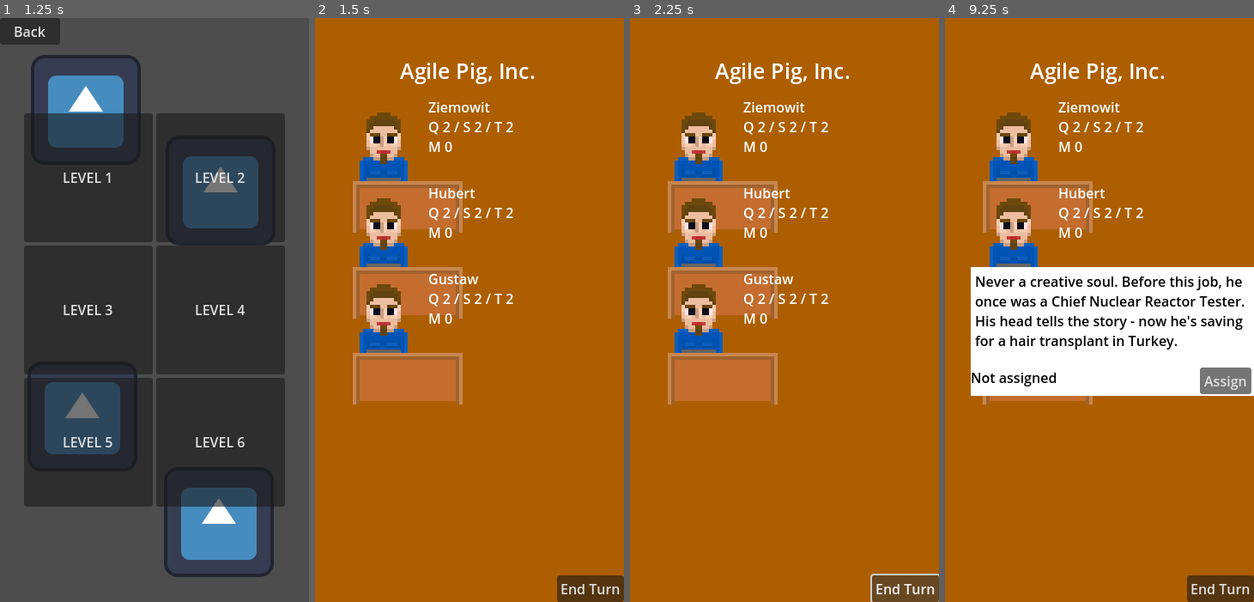
Above: before the commit, frames 1-4 (left to right).
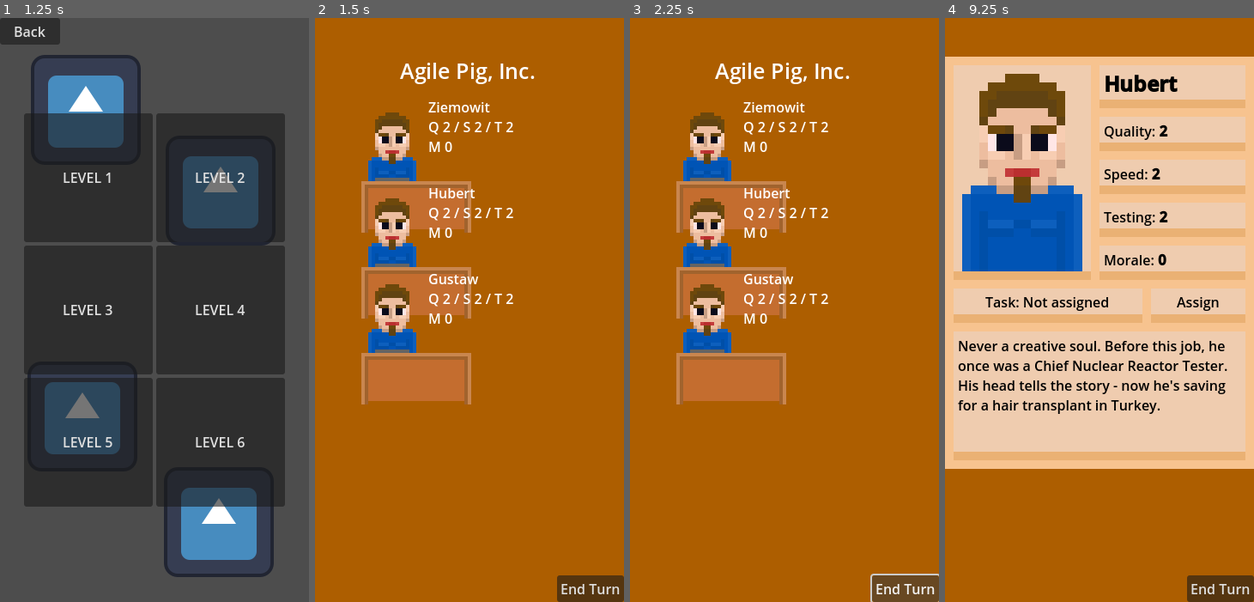
Above: after the commit, the same moments.

Repository: ltbk2023/pig
Game: Godot game, scene res://main.tscn
The game is run twice, just before and just after one commit, with the same random seed, the same clock (stepped at 60 frames per second) and the same inputs. The engine's default icon, where the game draws it, is replaced by a stand-in: a white triangle on a blue panel in a dark square.
Inputs (mouse positions are in pixels of both pictures, inside the frame that each line leads up to):
- Up to frame 1 (1.25 s): click "Play" at 0.5 s
- Up to frame 2 (1.5 s): click "LEVEL 1" at 1.25 s
- Up to frame 3 (2.25 s): click "End Turn" at 2 s
- Up to frame 4 (9.25 s): click "End Turn" at 2.75 s; click "End Turn" at 3.5 s; tap Enter at 4.25, 6.5, 8 s; move the mouse to (1167, 280) at 4.27 s; click (1167, 280) at 4.42 s; tap Space at 5, 7.25, 8.75 s; move the mouse to (1037, 339) at 5.02 s; click (1037, 339) at 5.17 s; click "OK" at 5.75 s; move the mouse to (1130, 181) at 6.52 s; click (1130, 181) at 6.67 s; move the mouse to (1084, 426) at 7.27 s; click (1084, 426) at 7.42 s; move the mouse to (1192, 397) at 8.02 s; click (1192, 397) at 8.17 s; move the mouse to (1006, 222) at 8.77 s; click (1006, 222) at 8.92 s

Frame 1 is identical in both runs. In frame 2, 5.4% of the frame differs, in the area x 12-51%, y 16-67%; in frame 3, 5.4%; in frame 4, 70%, in the area x 0-100%, y 6-78%.

Commit message:
PIG-185: Employee's extended view rework

Diff:
--- a/PIG/employee/employee.gd
+++ b/PIG/employee/employee.gd
@@ -58,18 +58,28 @@
 
 
 # update extended text
+# update stats visualization
 # update assigned to text and assign button
 func update_extended():
+	$Extended/Name.text = "[font_size=24][color=BLACK][b]"+name+"[/b][/color][/font_size]"
+	$Extended/Quality.text = "[color=BLACK]Quality: [b]"+str(quality)+"[/b][/color]"
+	$Extended/Speed.text = "[color=BLACK]Speed: [b]"+str(speed)+"[/b][/color]"
+	$Extended/Testing.text = "[color=BLACK]Testing: [b]"+str(testing)+"[/b][/color]"
+	if morale > 0:
+		$Extended/Morale.text = "[color=BLACK]Morale: [b]+"+str(morale)+"[/b][/color]"
+	else:
+		$Extended/Morale.text = "[color=BLACK]Morale: [b]"+str(morale)+"[/b][/color]"
 	# Check if there exists a hook that will not be deleted at the end of the
 	# current frame
 	if $TaskHook.get_child_count() > 0 and not \
 	$TaskHook.get_child(0).is_queued_for_deletion():
 		$Extended/AssignButton.text = "Cancel"
-		$Extended/Assignment.text = "[color=BLACK]Assigned to "+$TaskHook.get_child(0).get_origin().name
+		$Extended/Assignment.text = "Task: "+$TaskHook.get_child(0).get_origin().name
+		$Extended/Assignment.disabled = false
 	else:
 		$Extended/AssignButton.text = "Assign"
-		$Extended/Assignment.text = "[color=BLACK]Not assigned"
-
+		$Extended/Assignment.text = "Task: Not assigned"
+		$Extended/Assignment.disabled = true
 # Called by the game scene when the turn ends.
 func execute_turn():
 	if $TaskHook.get_child_count() == 0:
@@ -89,14 +99,24 @@
 		task.test(testing)
 
 # Set the visibility of Extended node to v.
+# set sprite scale
+# disable/enable button
+# calls update_task_display to adapt animation
 func set_visibility_of_extended_description(v):
 	$Extended.visible = v
+	$Button.disabled = v
+	if v:
+		$Sprite.scale = Vector2(10,10)
+	else:
+		$Sprite.scale = Vector2(4,4)
+	update_task_display()
 	emit_signal("extending", self, v)
 
 # Called when the button over the employee sprite is clicked. Toggles the
 # Extended node visibility on/off.
 func _on_button_button_up():
-	set_visibility_of_extended_description(not $Extended.visible)
+	set_visibility_of_extended_description(true)
+
 
 
 func _on_assign_button_button_up():
@@ -187,7 +207,11 @@
 	return false
 
 # check type of task given to employee and call appropriate $Sprite function
+# if extended is visible task is ignored and display_extended_view is colled
 func update_task_display():
+	if $Extended.visible:
+		$Sprite.display_extended_view()
+		return
 	if$TaskHook.get_child_count() > 0 and not \
 	$TaskHook.get_child(0).is_queued_for_deletion():
 		var task = $TaskHook.get_child(0).get_origin()
@@ -198,3 +222,7 @@
 			$Sprite.display_testing(testing)
 			return
 	$Sprite.display_idle()
+
+
+func _on_hide_button_up():
+	set_visibility_of_extended_description(false)
--- a/PIG/employee/employee.tscn
+++ b/PIG/employee/employee.tscn
@@ -1,6 +1,7 @@
-[gd_scene load_steps=35 format=3 uid="uid://c7rm05y0sfaof"]
+[gd_scene load_steps=38 format=3 uid="uid://c7rm05y0sfaof"]
 
 [ext_resource type="Script" path="res://employee/employee.gd" id="1_ckk1p"]
+[ext_resource type="Texture2D" uid="uid://nrs7vxh7hx5e" path="res://employee/sprites/extended/background.png" id="2_5js4y"]
 [ext_resource type="Script" path="res://employee/sprites/employee_sprite.gd" id="2_xssql"]
 [ext_resource type="Texture2D" uid="uid://cavje0scc84nr" path="res://employee/sprites/body/face_2_3_ud.png" id="3_yvunq"]
 [ext_resource type="Texture2D" uid="uid://x5tm031yhyd3" path="res://employee/sprites/body/nose_4_2_ud.png" id="4_v3aus"]
@@ -37,26 +38,75 @@
 fill_from = Vector2(0, 1)
 fill_to = Vector2(0, 0)
 
-[sub_resource type="Gradient" id="Gradient_blit4"]
-offsets = PackedFloat32Array(0.666667)
-colors = PackedColorArray(1, 1, 1, 1)
-
-[sub_resource type="GradientTexture2D" id="GradientTexture2D_jpviw"]
-gradient = SubResource("Gradient_blit4")
-width = 330
-height = 150
+[sub_resource type="StyleBoxEmpty" id="StyleBoxEmpty_0p6ld"]
+
+[sub_resource type="StyleBoxEmpty" id="StyleBoxEmpty_udh30"]
+
+[sub_resource type="StyleBoxEmpty" id="StyleBoxEmpty_ut585"]
+
+[sub_resource type="StyleBoxEmpty" id="StyleBoxEmpty_a7xy1"]
 
 [sub_resource type="Animation" id="Animation_xeewk"]
 length = 0.001
-tracks/0/type = "animation"
+tracks/0/type = "value"
 tracks/0/imported = false
 tracks/0/enabled = true
-tracks/0/path = NodePath("../SupportAnimationPlayer")
+tracks/0/path = NodePath("..:up")
 tracks/0/interp = 1
 tracks/0/loop_wrap = true
 tracks/0/keys = {
-"clips": PackedStringArray("eyes_slide_slow"),
-"times": PackedFloat32Array(0)
+"times": PackedFloat32Array(0),
+"transitions": PackedFloat32Array(1),
+"update": 1,
+"values": [true]
+}
+tracks/1/type = "value"
+tracks/1/imported = false
+tracks/1/enabled = true
+tracks/1/path = NodePath("..:laptop_open")
+tracks/1/interp = 1
+tracks/1/loop_wrap = true
+tracks/1/keys = {
+"times": PackedFloat32Array(0, 0.0001),
+"transitions": PackedFloat32Array(1, 1),
+"update": 1,
+"values": [false, false]
+}
+tracks/2/type = "value"
+tracks/2/imported = false
+tracks/2/enabled = true
+tracks/2/path = NodePath("..:eye_pose")
+tracks/2/interp = 1
+tracks/2/loop_wrap = true
+tracks/2/keys = {
+"times": PackedFloat32Array(0),
+"transitions": PackedFloat32Array(1),
+"update": 1,
+"values": [0]
+}
+tracks/3/type = "value"
+tracks/3/imported = false
+tracks/3/enabled = true
+tracks/3/path = NodePath("..:bubble")
+tracks/3/interp = 1
+tracks/3/loop_wrap = true
+tracks/3/keys = {
+"times": PackedFloat32Array(0),
+"transitions": PackedFloat32Array(1),
+"update": 1,
+"values": [false]
+}
+tracks/4/type = "value"
+tracks/4/imported = false
+tracks/4/enabled = true
+tracks/4/path = NodePath("..:sitting")
+tracks/4/interp = 1
+tracks/4/loop_wrap = true
+tracks/4/keys = {
+"times": PackedFloat32Array(0),
+"transitions": PackedFloat32Array(1),
+"update": 1,
+"values": [true]
 }
 
 [sub_resource type="Animation" id="Animation_dwwxe"]
@@ -369,10 +419,22 @@
 tracks/25/interp = 1
 tracks/25/loop_wrap = true
 tracks/25/keys = {
-"times": PackedFloat32Array(0, 6),
-"transitions": PackedFloat32Array(1, 1),
-"update": 1,
-"values": [true, false]
+"times": PackedFloat32Array(0, 0.0001, 6),
+"transitions": PackedFloat32Array(1, 1, 1),
+"update": 1,
+"values": [true, true, false]
+}
+tracks/26/type = "value"
+tracks/26/imported = false
+tracks/26/enabled = true
+tracks/26/path = NodePath("..:sitting")
+tracks/26/interp = 1
+tracks/26/loop_wrap = true
+tracks/26/keys = {
+"times": PackedFloat32Array(0),
+"transitions": PackedFloat32Array(1),
+"update": 1,
+"values": [true]
 }
 
 [sub_resource type="Animation" id="Animation_kq1jc"]
@@ -681,6 +743,18 @@
 "update": 1,
 "values": [true, false]
 }
+tracks/25/type = "value"
+tracks/25/imported = false
+tracks/25/enabled = true
+tracks/25/path = NodePath("..:sitting")
+tracks/25/interp = 1
+tracks/25/loop_wrap = true
+tracks/25/keys = {
+"times": PackedFloat32Array(0),
+"transitions": PackedFloat32Array(1),
+"update": 1,
+"values": [true]
+}
 
 [sub_resource type="Animation" id="Animation_kijxa"]
 resource_name = "idle"
@@ -745,6 +819,18 @@
 "update": 1,
 "values": [false, false]
 }
+tracks/5/type = "value"
+tracks/5/imported = false
+tracks/5/enabled = true
+tracks/5/path = NodePath("..:sitting")
+tracks/5/interp = 1
+tracks/5/loop_wrap = true
+tracks/5/keys = {
+"times": PackedFloat32Array(0),
+"transitions": PackedFloat32Array(1),
+"update": 1,
+"values": [true]
+}
 
 [sub_resource type="Animation" id="Animation_33cjf"]
 resource_name = "testing"
@@ -1031,6 +1117,18 @@
 "update": 1,
 "values": [true]
 }
+tracks/23/type = "value"
+tracks/23/imported = false
+tracks/23/enabled = true
+tracks/23/path = NodePath("..:sitting")
+tracks/23/interp = 1
+tracks/23/loop_wrap = true
+tracks/23/keys = {
+"times": PackedFloat32Array(0),
+"transitions": PackedFloat32Array(1),
+"update": 1,
+"values": [true]
+}
 
 [sub_resource type="AnimationLibrary" id="AnimationLibrary_7lxnb"]
 _data = {
@@ -1200,7 +1298,6 @@
 }
 
 [node name="Employee" type="Node2D"]
-position = Vector2(50, 50)
 script = ExtResource("1_ckk1p")
 
 [node name="TaskHook" type="Node" parent="."]
@@ -1231,47 +1328,121 @@
 offset_left = -40.0
 offset_top = -35.0
 offset_right = 97.0
-offset_bottom = 85.0
+offset_bottom = 65.0
 
 [node name="Extended" type="Node2D" parent="."]
 visible = false
 z_index = 3
-position = Vector2(-50, 50)
+position = Vector2(-80, -95)
 
 [node name="Background" type="Sprite2D" parent="Extended"]
-texture = SubResource("GradientTexture2D_jpviw")
+z_index = -3
+texture_filter = 1
+scale = Vector2(10, 10)
+texture = ExtResource("2_5js4y")
 centered = false
 
 [node name="Description" type="RichTextLabel" parent="Extended"]
-offset_left = 5.0
-offset_top = 5.0
-offset_right = 325.0
-offset_bottom = 105.0
+offset_left = 15.0
+offset_top = 325.0
+offset_right = 345.0
+offset_bottom = 460.0
 bbcode_enabled = true
 text = "[color=BLACK]implementation of desintegration unexisting information for confirmation of button aplication[/color]
 "
 
-[node name="Assignment" type="RichTextLabel" parent="Extended"]
-offset_top = 117.0
-offset_right = 250.0
-offset_bottom = 177.0
-bbcode_enabled = true
+[node name="Assignment" type="Button" parent="Extended"]
+offset_left = 15.0
+offset_top = 270.0
+offset_right = 225.0
+offset_bottom = 301.0
+theme_override_colors/font_color = Color(0, 0, 0, 1)
+theme_override_colors/font_pressed_color = Color(0.3, 0.3, 0.3, 1)
+theme_override_colors/font_hover_color = Color(0, 0, 0, 1)
+theme_override_colors/font_focus_color = Color(0, 0, 0, 1)
+theme_override_colors/font_disabled_color = Color(0, 0, 0, 1)
+theme_override_styles/pressed = SubResource("StyleBoxEmpty_0p6ld")
+theme_override_styles/focus = SubResource("StyleBoxEmpty_udh30")
+text = "Task: Unassinged"
+flat = true
 
 [node name="AssignButton" type="Button" parent="Extended"]
-offset_left = 267.0
-offset_top = 117.0
-offset_right = 327.0
-offset_bottom = 148.0
+offset_left = 245.0
+offset_top = 270.0
+offset_right = 345.0
+offset_bottom = 301.0
+theme_override_colors/font_color = Color(0, 0, 0, 1)
+theme_override_colors/font_pressed_color = Color(0.3, 0.3, 0.3, 1)
+theme_override_colors/font_hover_color = Color(0, 0, 0, 1)
+theme_override_colors/font_focus_color = Color(0, 0, 0, 1)
+theme_override_styles/pressed = SubResource("StyleBoxEmpty_ut585")
+theme_override_styles/focus = SubResource("StyleBoxEmpty_a7xy1")
 text = "Assign
 "
+flat = true
+
+[node name="Name" type="RichTextLabel" parent="Extended"]
+offset_left = 185.0
+offset_top = 15.0
+offset_right = 345.0
+offset_bottom = 50.0
+bbcode_enabled = true
+text = "[font_size=24][color=BLACK][b]Ziemowit[/b][/color][/font_size]"
+scroll_active = false
+
+[node name="Quality" type="RichTextLabel" parent="Extended"]
+offset_left = 185.0
+offset_top = 75.0
+offset_right = 345.0
+offset_bottom = 105.0
+bbcode_enabled = true
+text = "[color=BLACK]Quality: [b]1[/b][/color]"
+scroll_active = false
+
+[node name="Speed" type="RichTextLabel" parent="Extended"]
+offset_left = 185.0
+offset_top = 125.0
+offset_right = 345.0
+offset_bottom = 155.0
+bbcode_enabled = true
+text = "[color=BLACK]Speed: [b]1[/b][/color]"
+scroll_active = false
+
+[node name="Testing" type="RichTextLabel" parent="Extended"]
+offset_left = 185.0
+offset_top = 175.0
+offset_right = 345.0
+offset_bottom = 205.0
+bbcode_enabled = true
+text = "[color=BLACK]Testing: [b]1[/b][/color]"
+scroll_active = false
+
+[node name="Morale" type="RichTextLabel" parent="Extended"]
+offset_left = 185.0
+offset_top = 225.0
+offset_right = 345.0
+offset_bottom = 255.0
+bbcode_enabled = true
+text = "[color=BLACK]Morale: [b]+1[/b][/color]"
+scroll_active = false
+
+[node name="Hide" type="Button" parent="Extended"]
+offset_top = -200.0
+offset_right = 360.0
+flat = true
+
+[node name="Hide2" type="Button" parent="Extended"]
+offset_top = 480.0
+offset_right = 360.0
+offset_bottom = 680.0
+flat = true
 
 [node name="Sprite" type="Node2D" parent="."]
 texture_filter = 1
+position = Vector2(10, 0)
 scale = Vector2(4, 4)
 script = ExtResource("2_xssql")
-up = false
-eye_pose = -1
-bubble = true
+laptop_open = false
 skin_1 = Color(0.780392, 0.615686, 0.513726, 1)
 skin_2 = Color(0.929412, 0.741176, 0.623529, 1)
 skin_3 = Color(0.968627, 0.803922, 0.698039, 1)
@@ -1294,6 +1465,7 @@
 clothes = 3
 detail = 2
 laptop = 1
+metadata/_edit_group_ = true
 
 [node name="FaceUD" type="Node2D" parent="Sprite"]
 z_index = 1
@@ -1303,43 +1475,41 @@
 texture = ExtResource("3_yvunq")
 hframes = 3
 vframes = 2
-frame = 3
 
 [node name="Skin2" type="Sprite2D" parent="Sprite/FaceUD"]
 modulate = Color(0.929412, 0.741176, 0.623529, 1)
 texture = ExtResource("3_yvunq")
 hframes = 3
 vframes = 2
-frame = 4
+frame = 1
 
 [node name="Skin3" type="Sprite2D" parent="Sprite/FaceUD"]
 modulate = Color(0.968627, 0.803922, 0.698039, 1)
 texture = ExtResource("3_yvunq")
 hframes = 3
 vframes = 2
-frame = 5
+frame = 2
 
 [node name="NoseUD" type="Node2D" parent="Sprite"]
 z_index = 1
-position = Vector2(0, 3)
+position = Vector2(0, 1)
 
 [node name="Skin1" type="Sprite2D" parent="Sprite/NoseUD"]
 modulate = Color(0.780392, 0.615686, 0.513726, 1)
 texture = ExtResource("4_v3aus")
 hframes = 2
 vframes = 4
-frame = 2
 
 [node name="Skin3" type="Sprite2D" parent="Sprite/NoseUD"]
 modulate = Color(0.968627, 0.803922, 0.698039, 1)
 texture = ExtResource("4_v3aus")
 hframes = 2
 vframes = 4
-frame = 3
+frame = 1
 
 [node name="Lips" type="Node2D" parent="Sprite"]
 z_index = 1
-position = Vector2(0, 5)
+position = Vector2(0, 4)
 
 [node name="Lips1" type="Sprite2D" parent="Sprite/Lips"]
 modulate = Color(0.729412, 0.184314, 0.184314, 1)
@@ -1356,33 +1526,30 @@
 
 [node name="EyeRigthUD" type="Node2D" parent="Sprite"]
 z_index = 1
-position = Vector2(-2.5, 2.5)
+position = Vector2(-2.5, 0.5)
 
 [node name="EyeBall" type="Sprite2D" parent="Sprite/EyeRigthUD"]
 modulate = Color(1, 0.901961, 0.901961, 1)
 texture = ExtResource("6_vnmu4")
 hframes = 2
 vframes = 2
-frame = 2
 
 [node name="Iris" type="Sprite2D" parent="Sprite/EyeRigthUD"]
 modulate = Color(0.0431373, 0.0431373, 0.105882, 1)
-position = Vector2(-1, 0)
 texture = ExtResource("6_vnmu4")
 hframes = 2
 vframes = 2
-frame = 3
+frame = 1
 
 [node name="EyeLeftUD" type="Node2D" parent="Sprite"]
 z_index = 1
-position = Vector2(2.5, 2.5)
+position = Vector2(2.5, 0.5)
 
 [node name="EyeBall" type="Sprite2D" parent="Sprite/EyeLeftUD"]
 modulate = Color(1, 0.901961, 0.901961, 1)
 texture = ExtResource("6_vnmu4")
 hframes = 2
 vframes = 2
-frame = 2
 
 [node name="Iris" type="Sprite2D" parent="Sprite/EyeLeftUD"]
 modulate = Color(0.0431373, 0.0431373, 0.105882, 1)
@@ -1390,11 +1557,11 @@
 texture = ExtResource("6_vnmu4")
 hframes = 2
 vframes = 2
-frame = 3
+frame = 1
 
 [node name="EyeBrowRigth" type="Node2D" parent="Sprite"]
 z_index = 1
-position = Vector2(-2.5, 2)
+position = Vector2(-2.5, -1)
 
 [node name="Hair1" type="Sprite2D" parent="Sprite/EyeBrowRigth"]
 modulate = Color(0.431373, 0.282353, 0.0431373, 0.996078)
@@ -1409,7 +1576,7 @@
 
 [node name="EyeBrowLeft" type="Node2D" parent="Sprite"]
 z_index = 1
-position = Vector2(2.5, 2)
+position = Vector2(2.5, -1)
 scale = Vector2(-1, 1)
 
 [node name="Hair1" type="Sprite2D" parent="Sprite/EyeBrowLeft"]
@@ -1425,7 +1592,6 @@
 
 [node name="FrontHairUD" type="Node2D" parent="Sprite"]
 z_index = 1
-position = Vector2(0, 3)
 
 [node name="Hair1" type="Sprite2D" parent="Sprite/FrontHairUD"]
 modulate = Color(0.431373, 0.282353, 0.0431373, 0.996078)
@@ -1433,7 +1599,7 @@
 texture = ExtResource("8_n4ksk")
 hframes = 2
 vframes = 6
-frame = 6
+frame = 4
 
 [node name="Hair2" type="Sprite2D" parent="Sprite/FrontHairUD"]
 modulate = Color(0.380392, 0.262745, 0.0705882, 1)
@@ -1441,10 +1607,10 @@
 texture = ExtResource("8_n4ksk")
 hframes = 2
 vframes = 6
-frame = 7
+frame = 5
 
 [node name="BackHair" type="Node2D" parent="Sprite"]
-position = Vector2(0, 2.5)
+position = Vector2(0, 0.5)
 
 [node name="Hair1" type="Sprite2D" parent="Sprite/BackHair"]
 modulate = Color(0.431373, 0.282353, 0.0431373, 0.996078)
@@ -1461,21 +1627,21 @@
 
 [node name="BeardUD" type="Node2D" parent="Sprite"]
 z_index = 1
-position = Vector2(0, 7)
+position = Vector2(0, 6)
 
 [node name="Hair1" type="Sprite2D" parent="Sprite/BeardUD"]
 modulate = Color(0.431373, 0.282353, 0.0431373, 0.996078)
 texture = ExtResource("10_v2cfx")
 hframes = 2
 vframes = 8
-frame = 6
+frame = 4
 
 [node name="Hair2" type="Sprite2D" parent="Sprite/BeardUD"]
 modulate = Color(0.380392, 0.262745, 0.0705882, 1)
 texture = ExtResource("10_v2cfx")
 hframes = 2
 vframes = 8
-frame = 7
+frame = 5
 
 [node name="Body" type="Node2D" parent="Sprite"]
 position = Vector2(0, 10.5)
@@ -1585,16 +1751,17 @@
 texture = ExtResource("14_bmdiw")
 hframes = 2
 vframes = 4
-frame = 6
+frame = 4
 
 [node name="Laptop2" type="Sprite2D" parent="Sprite/Laptop"]
 modulate = Color(1, 0, 0.4, 1)
 texture = ExtResource("14_bmdiw")
 hframes = 2
 vframes = 4
-frame = 7
+frame = 5
 
 [node name="Bubble" type="Node2D" parent="Sprite"]
+visible = false
 position = Vector2(15, -2)
 script = ExtResource("15_21xou")
 
@@ -1605,30 +1772,45 @@
 position = Vector2(-5, 0)
 
 [node name="Line1" parent="Sprite/Bubble/Text" instance=ExtResource("18_e66ni")]
+visible = false
 modulate = Color(0, 0, 0, 1)
 position = Vector2(0, -2)
+dot = true
+tab = true
+
+[node name="Dot" parent="Sprite/Bubble/Text/Line1" index="0"]
+visible = true
 
 [node name="MainText" parent="Sprite/Bubble/Text/Line1" index="1"]
+position = Vector2(3, 0)
+
+[node name="Line2" parent="Sprite/Bubble/Text" instance=ExtResource("18_e66ni")]
 visible = false
-
-[node name="Line2" parent="Sprite/Bubble/Text" instance=ExtResource("18_e66ni")]
 modulate = Color(0, 0, 0, 1)
+dot = true
+tab = true
+
+[node name="Dot" parent="Sprite/Bubble/Text/Line2" index="0"]
+visible = true
 
 [node name="MainText" parent="Sprite/Bubble/Text/Line2" index="1"]
+position = Vector2(3, 0)
+
+[node name="Line3" parent="Sprite/Bubble/Text" instance=ExtResource("18_e66ni")]
 visible = false
-position = Vector2(3, 0)
-
-[node name="Line3" parent="Sprite/Bubble/Text" instance=ExtResource("18_e66ni")]
 modulate = Color(0, 0, 0, 1)
 position = Vector2(0, 2)
+dot = true
+tab = true
+
+[node name="Dot" parent="Sprite/Bubble/Text/Line3" index="0"]
+visible = true
 
 [node name="MainText" parent="Sprite/Bubble/Text/Line3" index="1"]
-visible = false
 position = Vector2(3, 0)
 
 [node name="MainAnimationPlayer" type="AnimationPlayer" parent="Sprite"]
 root_node = NodePath("../EyeLeftUD")
-autoplay = "testing"
 libraries = {
 "": SubResource("AnimationLibrary_7lxnb")
 }
@@ -1640,6 +1822,8 @@
 
 [connection signal="button_up" from="Button" to="." method="_on_button_button_up"]
 [connection signal="button_up" from="Extended/AssignButton" to="." method="_on_assign_button_button_up"]
+[connection signal="button_up" from="Extended/Hide" to="." method="_on_hide_button_up"]
+[connection signal="button_up" from="Extended/Hide2" to="." method="_on_hide_button_up"]
 
 [editable path="Sprite/Bubble/Text/Line1"]
 [editable path="Sprite/Bubble/Text/Line2"]
--- a/PIG/employee/sprites/employee_sprite.gd
+++ b/PIG/employee/sprites/employee_sprite.gd
@@ -369,4 +369,16 @@
 
 #play animation of testing
 func display_testing(speed:int):
+	$MainAnimationPlayer.stop()
+	$SupportAnimationPlayer.stop()
 	$MainAnimationPlayer.play("testing",-1,get_anim_speed(speed))
+
+# prepare sprite to extention view
+func display_extended_view():
+	$MainAnimationPlayer.stop()
+	$SupportAnimationPlayer.stop()
+	eye_pose = 0
+	sitting = false
+	up = true
+	laptop_open = false
+	bubble = false
--- a/PIG/view/office/office.gd
+++ b/PIG/view/office/office.gd
@@ -59,14 +59,18 @@
 func _on_assign(owner):
 	emit_signal("assign", owner)
 
-# Called when the node has received an extending signal from one of the
-# employees. Hides the other employees' extended descriptions.
+# Called when the node has received an extending signal from one of the employees.
+# Hides the other employees
+# On extending equal true owner is moved to (0,0)
+# Otherwise update_employee_positons is called to restore normal positions
 func _on_extending(owner, extending):
-	if not extending:
-		return
 	for employee in $Background/Employees.get_children():
-		if employee != owner:
-			employee.set_visibility_of_extended_description(false)
+			employee.visible = employee == owner or not extending
+	if extending:
+		owner.position = Vector2(0,0)
+	else:
+		update_employee_positons()
+
 
 # sends "completed" signal to the higher part of the tree without modifying
 # the parameters. Should be caught Game.
Binary file added: PIG/employee/sprites/extended/background.png
Not shown, added: PIG/employee/sprites/extended/background.png.import
